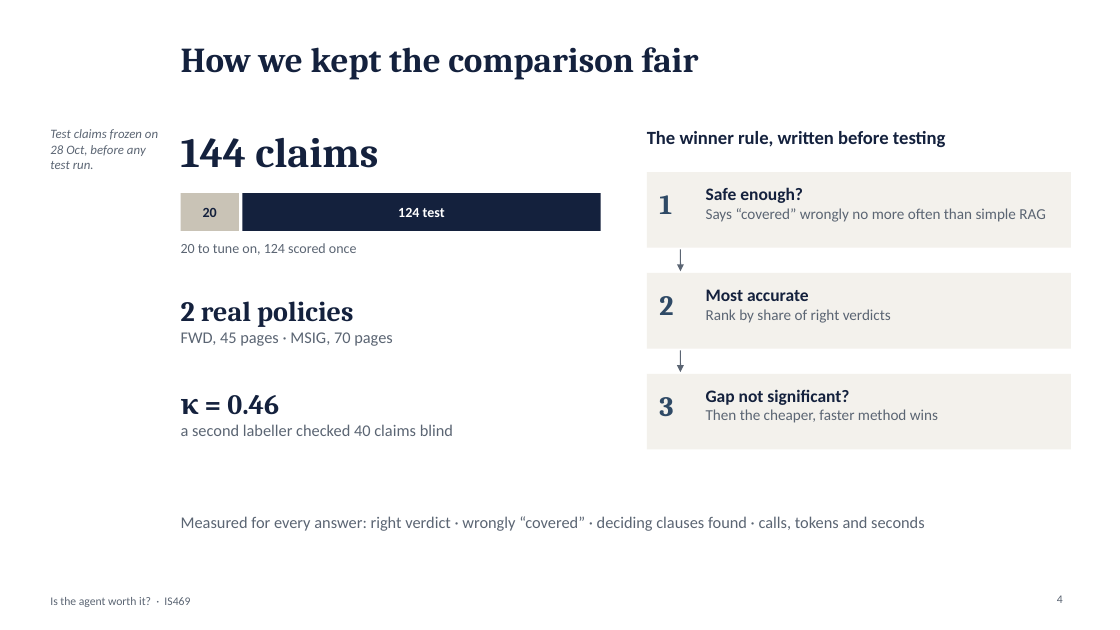
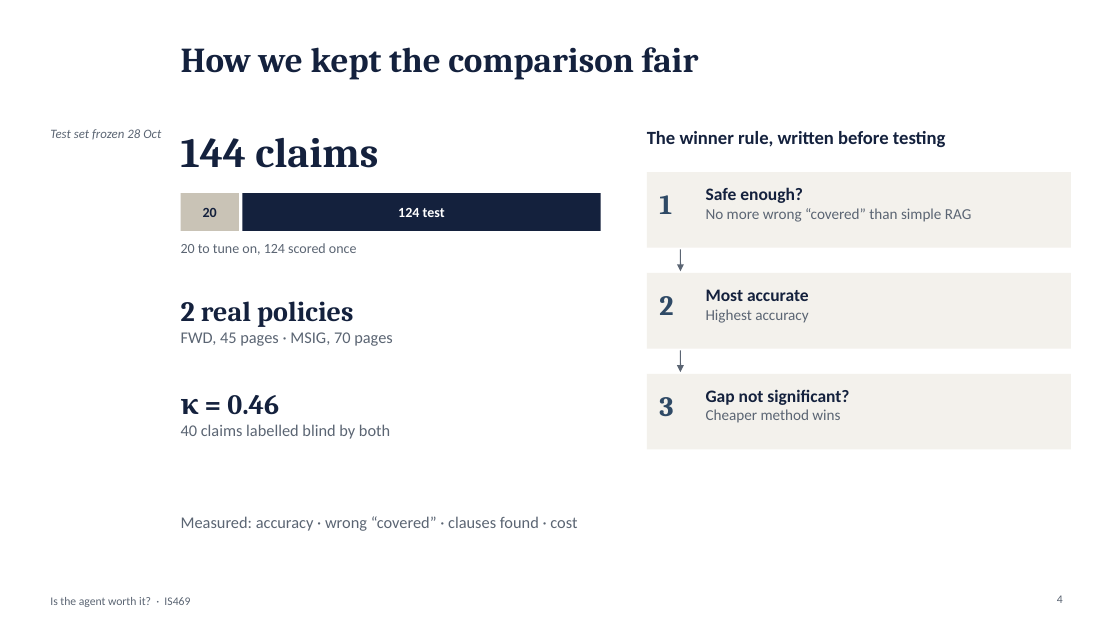
Before and after one commit to yezhan58-oss/insurance_policy_checker-rag, a slide deck: slide 4 of docs/IS469_presentation.pptx. Drawn at 1120x630 pixels with LibreOffice and Linux fonts; fonts in the diff are those of the drawing. Boxes give left, top, right and bottom in pixels: in the first picture for what was removed or moved away, otherwise in the second. Text is boxed around its words. In the diff, an @@ line names an element or a change of style, - is before the commit and + after.

```diff
--- a/docs/IS469_presentation.pptx
+++ b/docs/IS469_presentation.pptx
@@ text at [50,129,161,140]: text changed @@
-Test claims frozen on 28 Oct, before any test run.
+Test set frozen 28 Oct
@@ text at [706,208,971,222]: text changed @@
-Says “covered” wrongly no more often than simple RAG
+No more wrong “covered” than simple RAG
@@ text at [706,309,808,323]: text changed @@
-Rank by share of right verdicts
+Highest accuracy
@@ text at [706,409,840,423]: text changed @@
-Then the cheaper, faster method wins
+Cheaper method wins
@@ text at [181,424,390,439]: text changed @@
-a second labeller checked 40 claims blind
+40 claims labelled blind by both
@@ text at [181,516,577,531]: text changed @@
-Measured for every answer: right verdict · wrongly “covered” · deciding clauses found · calls, tokens and seconds
+Measured: accuracy · wrong “covered” · clauses found · cost
```
Also in this commit, not shown: 10 other slides changed.
